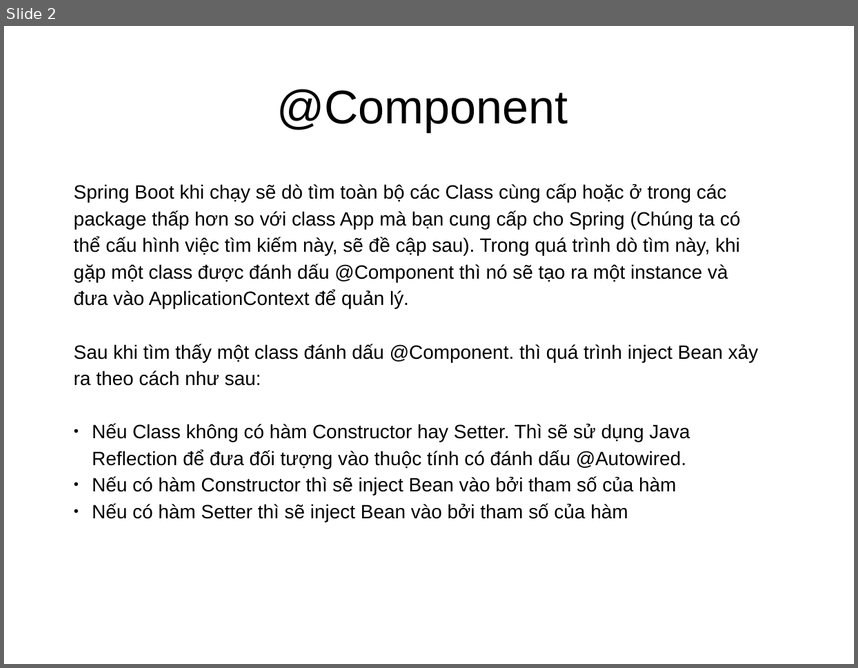
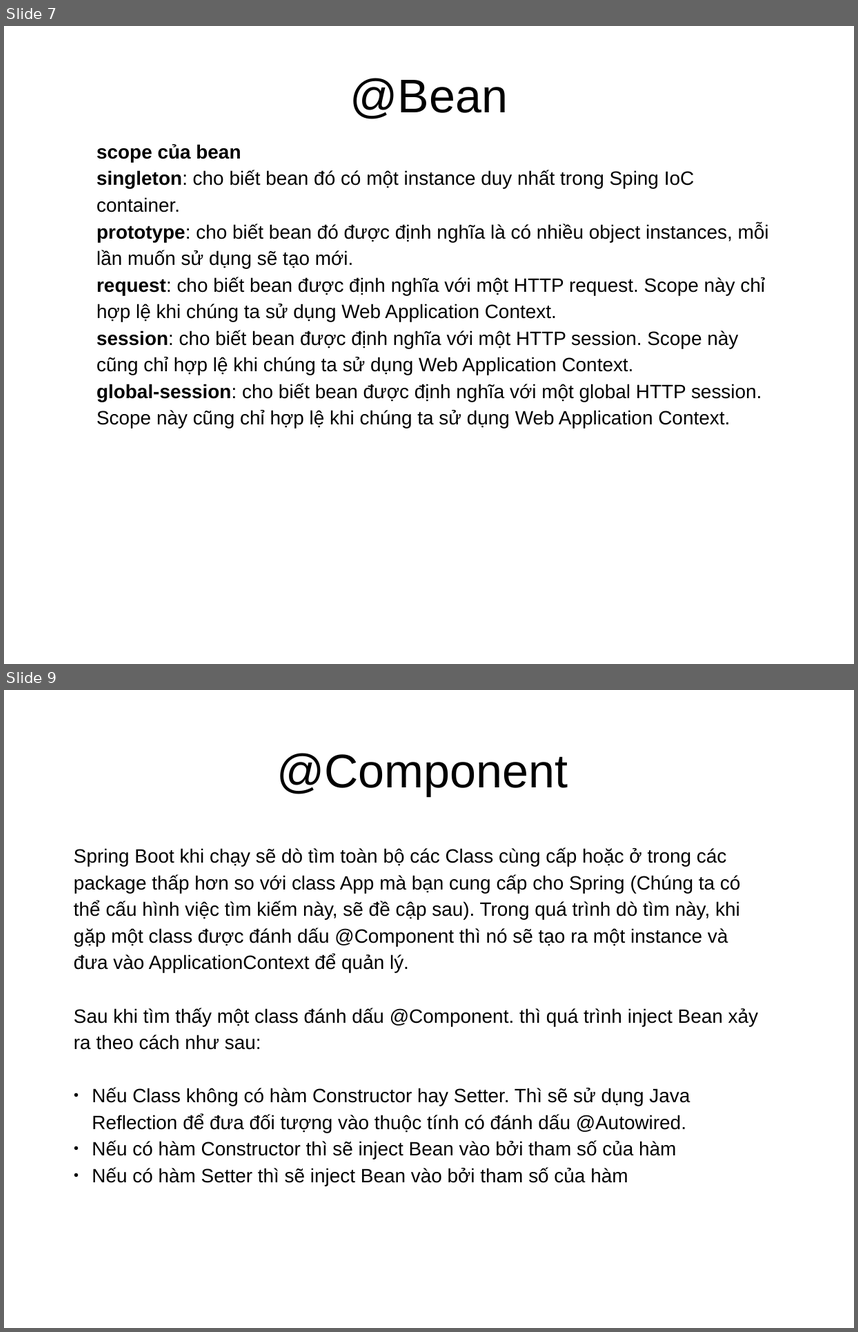
Before and after one commit to truongphan/documents, a slide deck: Spring.pptx. Shown one above the other, each under a label of ours: slide 2 before the commit, slides 7 and 9 after it; the slides between them are not shown. The pictures are 858x668 and 858x1332 pixels, drawn with LibreOffice and Linux fonts; fonts in the diff are those of the drawing. Boxes give left, top, right and bottom in pixels: in the first picture for what was removed or moved away, otherwise in the second. Text is boxed around its words. In the diff, an @@ line names an element or a change of style, - is before the commit and + after.

```diff
--- a/Spring.pptx
+++ b/Spring.pptx
@@ slide 7 added at (4,26,854,664), background #FFFFFF @@
@@ text added at (350,78,508,119), 44 pt, text #000000 @@
+@Bean
@@ text added at (96,144,769,428), 18 pt, text #000000 @@
+scope của bean
+singleton: cho biết bean đó có một instance duy nhất trong Sping IoC container.
+prototype: cho biết bean đó được định nghĩa là có nhiều object instances, mỗi lần muốn sử dụng sẽ tạo mới.
+request: cho biết bean được định nghĩa với một HTTP request. Scope này chỉ hợp lệ khi chúng ta sử dụng Web Application Context.
+session: cho biết bean được định nghĩa với một HTTP session. Scope này cũng chỉ hợp lệ khi chúng ta sử dụng Web Application Context.
+global-session: cho biết bean được định nghĩa với một global HTTP session. Scope này cũng chỉ hợp lệ khi chúng ta sử dụng Web Application Context.
@@ what was slide 2 is now slide 9 @@
```
Also in this commit, not shown: 1 slide changed, 7 other slides added, 3 other files.
